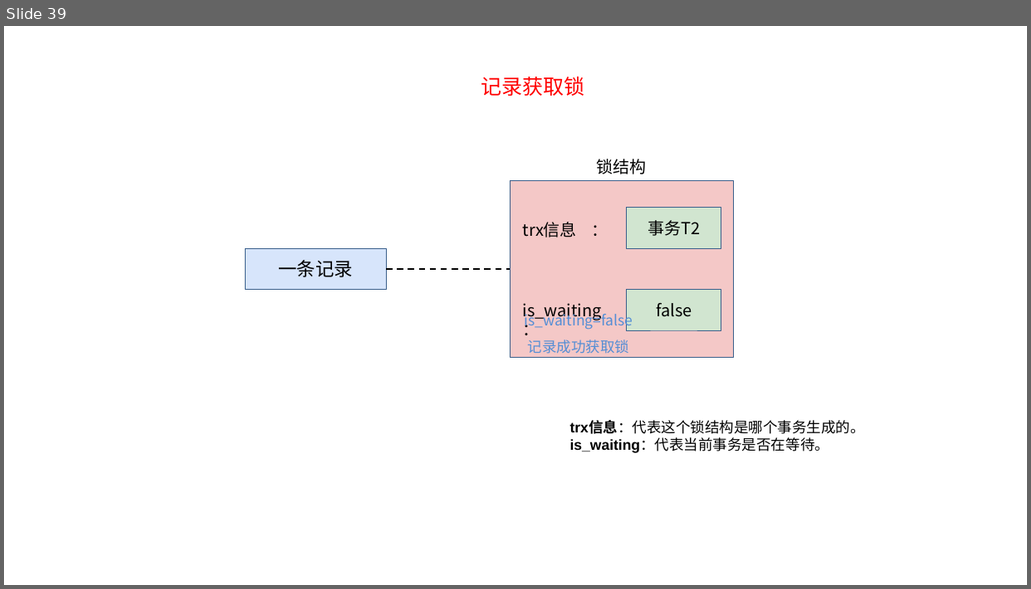
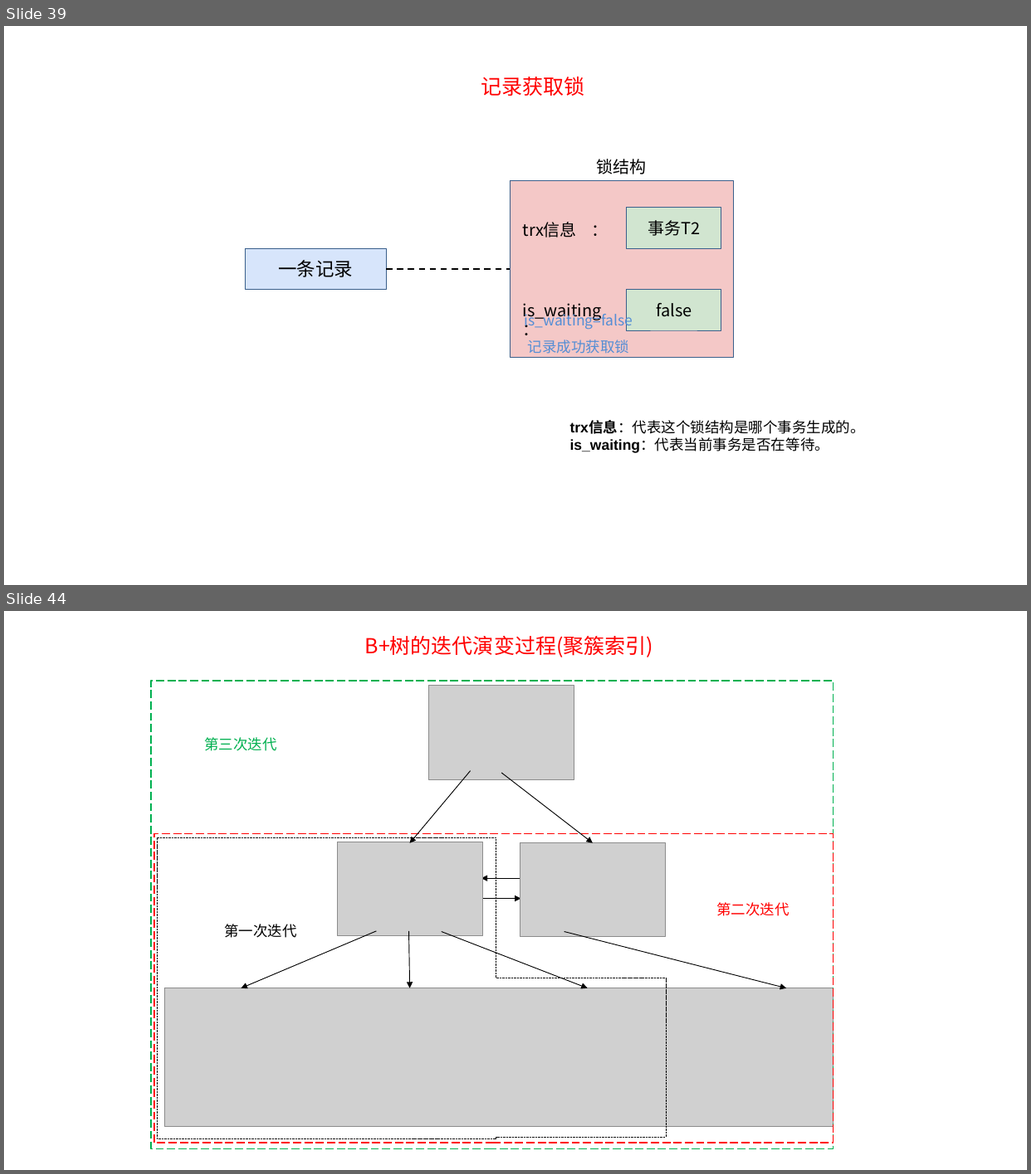
Before and after one commit to Qlj-1966910355/Learning-Materials, a slide deck: learn-file/新建 Microsoft Office PowerPoint 演示文稿.pptx. Shown one above the other, each under a label of ours: slide 39 before the commit, slides 39 and 44 after it; the slides between them are not shown. The pictures are 1031x589 and 1031x1174 pixels, drawn with LibreOffice and Linux fonts; fonts in the diff are those of the drawing; grey boxes stand for pictures. Boxes give left, top, right and bottom in pixels: in the first picture for what was removed or moved away, otherwise in the second. Text is boxed around its words. In the diff, an @@ line names an element or a change of style, - is before the commit and + after.

```diff
--- a/learn-file/新建 Microsoft Office PowerPoint 演示文稿.pptx
+++ b/learn-file/新建 Microsoft Office PowerPoint 演示文稿.pptx
@@ slide 44 added at box(4, 611, 1027, 1170), background #FFFFFF @@
@@ text added at box(365, 636, 654, 657), 20 pt, text #FF0000 @@
+B+树的迭代演变过程(聚簇索引)
@@ rectangle added at box(151, 681, 832, 1149), outline #00B050 1 pt dashed @@
@@ picture added at box(429, 686, 574, 779) @@
@@ text added at box(204, 737, 277, 751), 14 pt, text #00B050 @@
+第三次迭代
@@ arrow added from (470, 770) to (409, 843), #000000 0.75 pt @@
@@ arrow added from (501, 773) to (592, 843), #000000 0.75 pt @@
@@ rectangle added at box(154, 834, 832, 1143), outline #FF0000 1 pt dashed @@
@@ freeform shape added at box(157, 838, 666, 1140), outline #000000 0.25 pt dashed @@
@@ picture added at box(338, 843, 482, 936) @@
@@ picture added at box(519, 843, 666, 937) @@
@@ arrow added from (519, 879) to (481, 879), #000000 0.75 pt @@
@@ arrow added from (482, 899) to (520, 899), #000000 0.75 pt @@
@@ text added at box(716, 902, 789, 916), 14 pt, text #FF0000 @@
+第二次迭代
@@ text added at box(224, 924, 297, 938), 14 pt, text #000000 @@
+第一次迭代
@@ arrow added from (377, 931) to (241, 989), #000000 0.75 pt @@
@@ arrow added from (408, 931) to (409, 989), #000000 0.75 pt @@
@@ arrow added from (441, 932) to (587, 989), #000000 0.75 pt @@
@@ arrow added from (563, 932) to (786, 989), #000000 0.75 pt @@
@@ picture added at box(164, 989, 832, 1126) @@
```
Also in this commit, not shown: 7 other slides added, 1 slide removed, 1 other file.
